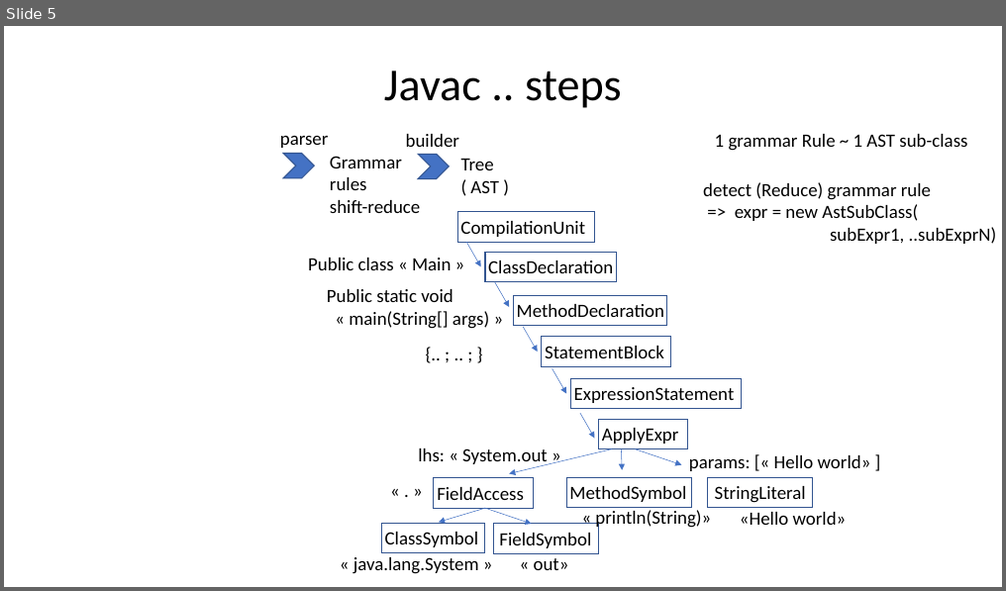
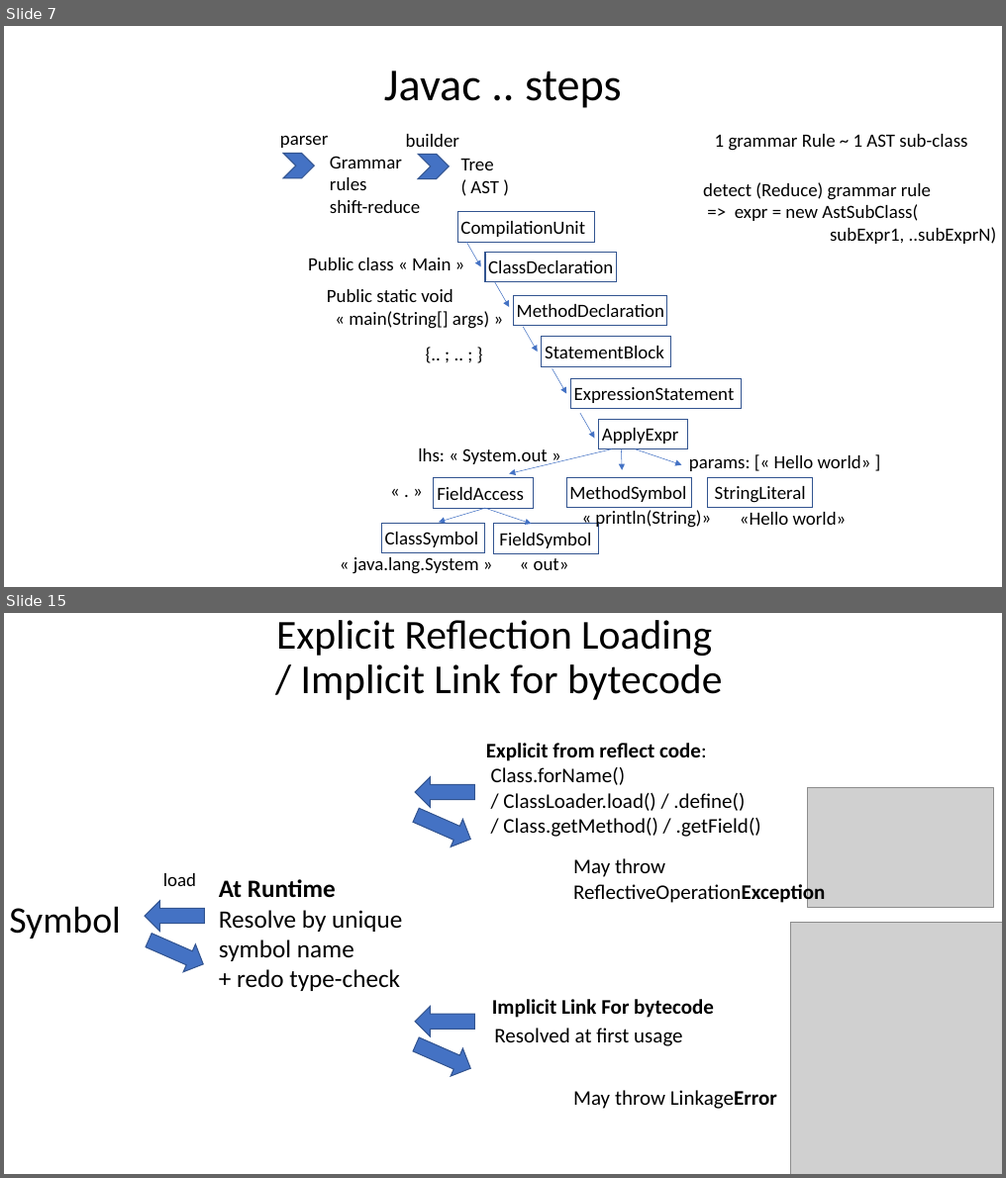
Before and after one commit to Arnaud-Nauwynck/presentations, a slide deck: java/Java-Langage-JRE-Internal-Basics.pptx. Shown one above the other, each under a label of ours: slide 5 before the commit, slides 7 and 15 after it; the slides between them are not shown. The pictures are 1006x591 and 1006x1178 pixels, drawn with LibreOffice and Linux fonts; fonts in the diff are those of the drawing; grey boxes stand for pictures. Boxes give left, top, right and bottom in pixels: in the first picture for what was removed or moved away, otherwise in the second. Text is boxed around its words. In the diff, an @@ line names an element or a change of style, - is before the commit and + after.

```diff
--- a/java/Java-Langage-JRE-Internal-Basics.pptx
+++ b/java/Java-Langage-JRE-Internal-Basics.pptx
@@ slide 15 added at [4,613,1002,1174], background #FFFFFF @@
@@ title added at [276,620,722,700], 39.6 pt, text #000000 @@
+Explicit Reflection Loading
+/ Implicit Link for bytecode
@@ text added at [486,743,761,837], 20 pt, text #000000 @@
+Explicit from reflect code:
+Class.forName()
+/ ClassLoader.load() / .define()
+/ Class.getMethod() / .getField()
@@ right arrow added at [415,777,475,807], fill #4472C4, outline #325491 1 pt @@
@@ picture added at [808,787,994,908] @@
@@ right arrow added at [410,801,477,853], fill #4472C4, outline #325491 1 pt @@
@@ text added at [163,873,196,886], 18 pt, text #000000 @@
+load
@@ text added at [219,879,402,991], 24 pt, text #000000 @@
+At Runtime
+Resolve by unique
+symbol name
++ redo type-check
@@ text added at [573,859,825,905], 20 pt, text #000000 @@
+May throw
+ReflectiveOperationException
@@ text added at [9,906,121,939], 36 pt, text #000000 @@
+Symbol
@@ right arrow added at [145,901,205,931], fill #4472C4, outline #325491 1 pt @@
@@ right arrow added at [143,927,210,978], fill #4472C4, outline #325491 1 pt @@
@@ picture added at [791,922,1002,1174] @@
@@ right arrow added at [415,1007,475,1037], fill #4472C4, outline #325491 1 pt @@
@@ text added at [492,999,714,1018], 20 pt, text #000000, bold @@
+Implicit Link For bytecode
@@ text added at [494,1028,683,1047], 20 pt, text #000000 @@
+Resolved at first usage
@@ right arrow added at [410,1031,477,1082], fill #4472C4, outline #325491 1 pt @@
@@ text added at [573,1090,777,1109], 20 pt, text #000000 @@
+May throw LinkageError
@@ what was slide 5 is now slide 7 @@
```
Also in this commit, not shown: 1 slide changed, 28 other slides added, 23 slides removed, 1 other file.
